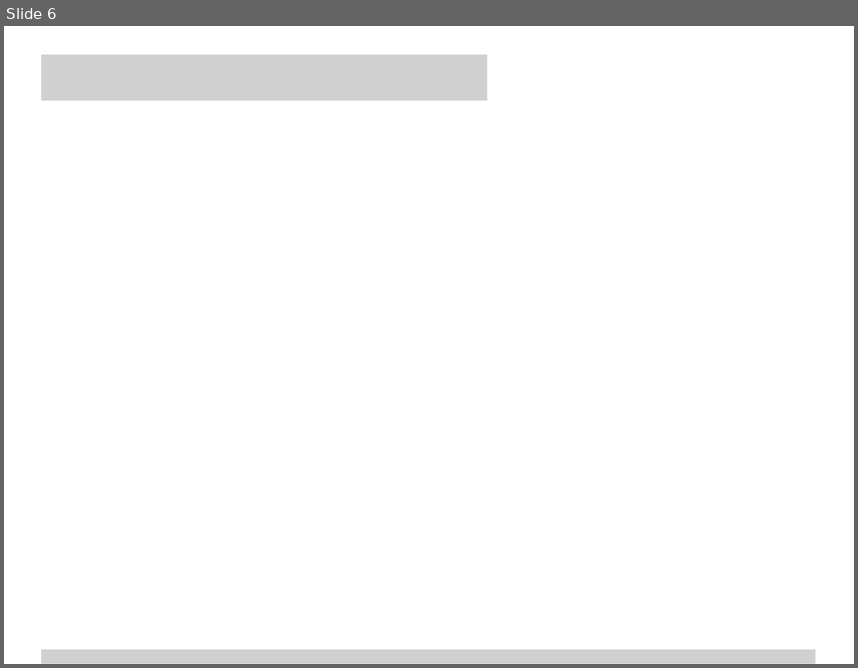
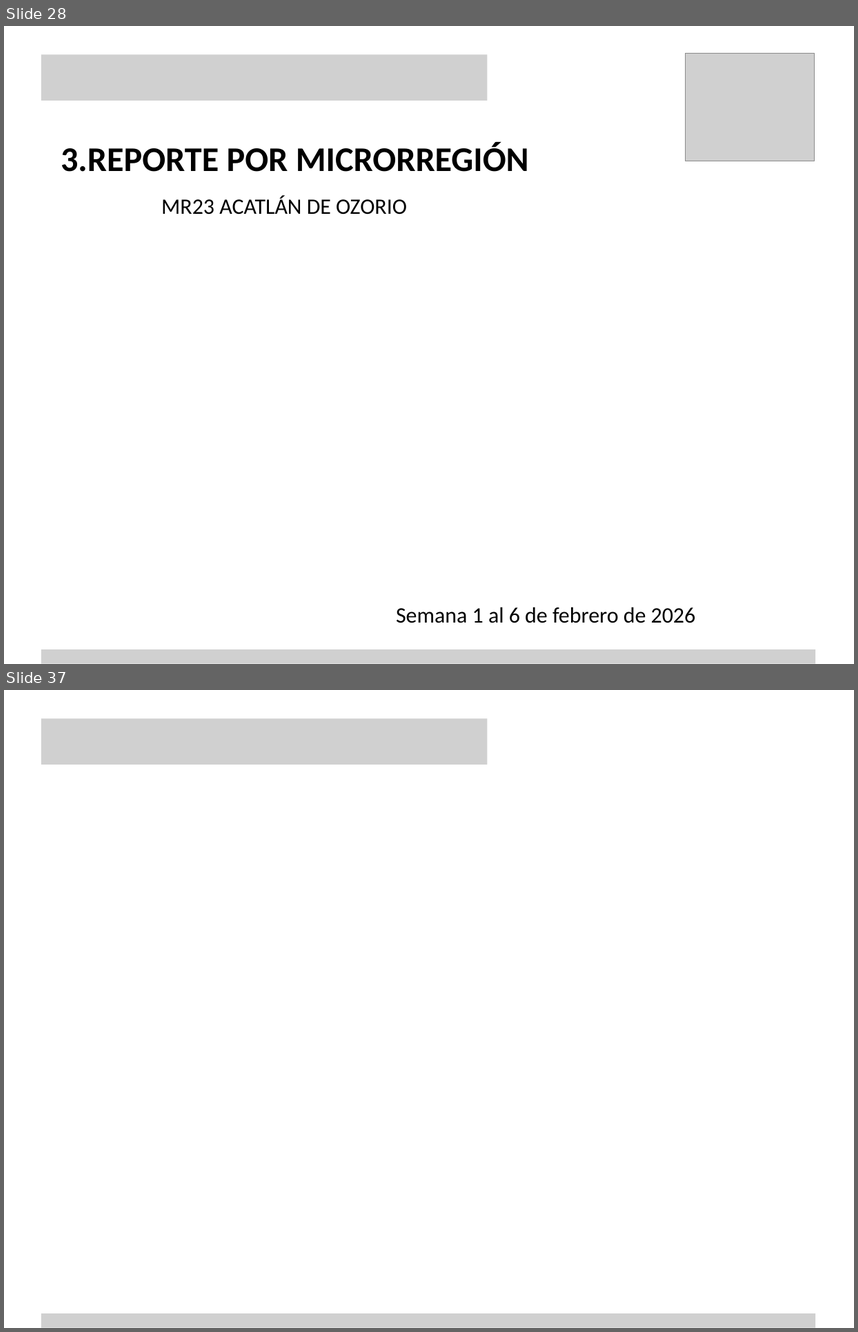
Before and after one commit to KevinRolcer/dgdg, a slide deck: storage/templates/Dgdg Mesas de paz.pptx. Shown one above the other, each under a label of ours: slide 6 before the commit, slides 28 and 37 after it; the slides between them are not shown. The pictures are 858x668 and 858x1332 pixels, drawn with LibreOffice and Linux fonts; fonts in the diff are those of the drawing; grey boxes stand for pictures; background and template pictures are left out. Boxes give left, top, right and bottom in pixels: in the first picture for what was removed or moved away, otherwise in the second. Text is boxed around its words. In the diff, an @@ line names an element or a change of style, - is before the commit and + after.

```diff
--- a/storage/templates/Dgdg Mesas de paz.pptx
+++ b/storage/templates/Dgdg Mesas de paz.pptx
@@ slide 28 added at [4, 26, 854, 664], background picture (left out) @@
@@ picture added at [41, 55, 488, 101] @@
@@ picture added at [685, 53, 815, 161] @@
@@ text added at [61, 143, 529, 172], 44 pt, text #000000, bold @@
+3.REPORTE POR MICRORREGIÓN
@@ text added at [161, 195, 407, 214], 28 pt, text #000000 @@
+MR23 ACATLÁN DE OZORIO
@@ text added at [396, 606, 696, 623], 28 pt, text #000000 @@
+Semana 1 al 6 de febrero de 2026
@@ picture added at [41, 649, 815, 663] @@
@@ what was slide 6 is now slide 37 @@
```
Also in this commit, not shown: 2 slides changed, 32 other slides added, 3 slides removed, 13 other files.
